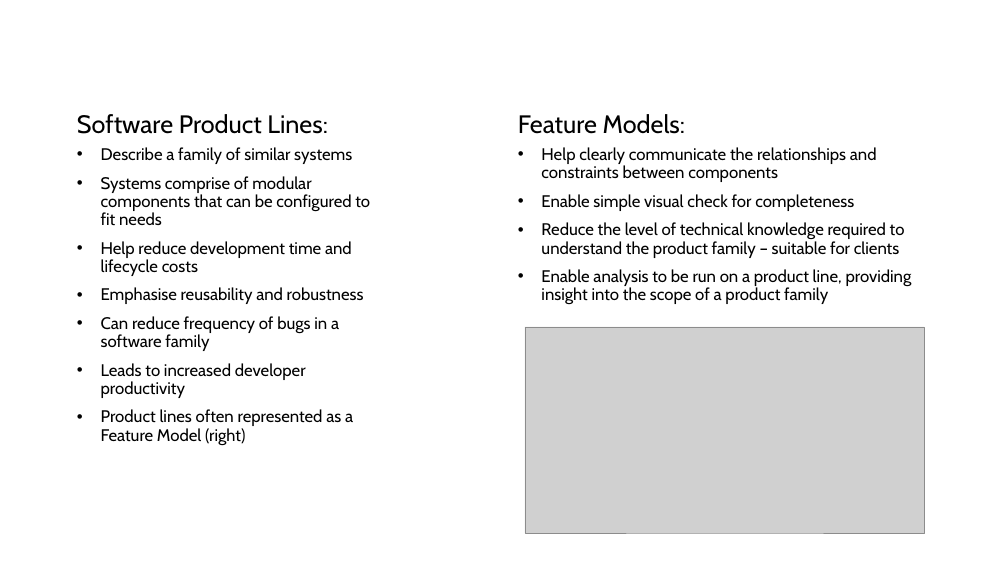
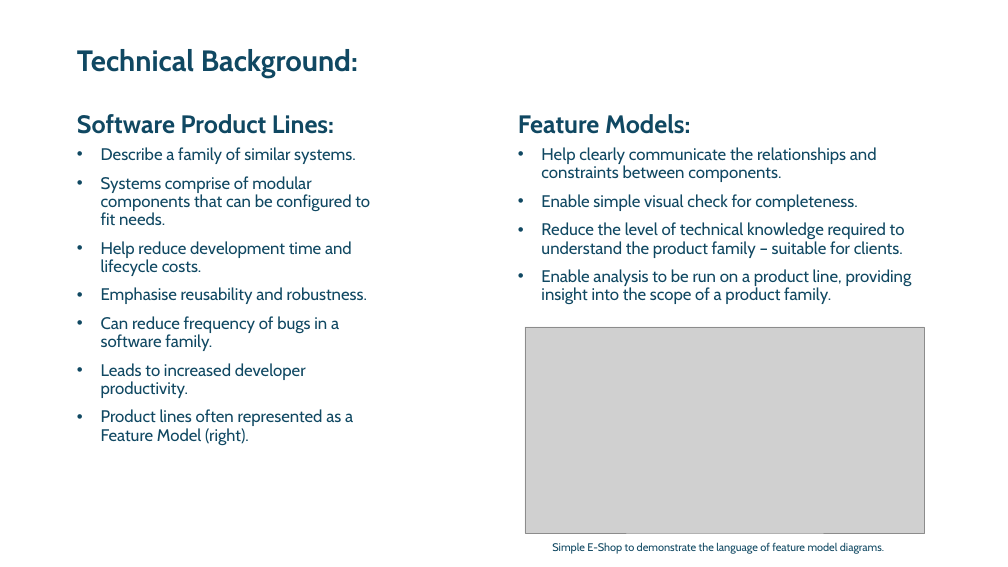
Before and after one commit to Ecdysiasttt/Dissertation, a slide deck: slide 2 of Presentation Powerpoint.pptx. Drawn at 1008x567 pixels with LibreOffice and Linux fonts; fonts in the diff are those of the drawing; grey boxes stand for pictures. Boxes give left, top, right and bottom in pixels: in the first picture for what was removed or moved away, otherwise in the second. Text is boxed around its words. In the diff, an @@ line names an element or a change of style, - is before the commit and + after.

```diff
--- a/Presentation Powerpoint.pptx
+++ b/Presentation Powerpoint.pptx
@@ title added at (77,49,358,78), 28 pt, text #104862, bold @@
+Technical Background:
@@ text "Software Product Lines:" at (77,114,334,134): text colour #000000 to #104862, bold on @@
@@ text "Feature Models:" at (518,114,690,134): text colour #000000 to #104862, bold on @@
@@ text at (101,147,370,445): text changed; text colour #000000 to #104862 @@
-• Describe a family of similar systems
-• Systems comprise of modular components that can be configured to fit needs
-• Help reduce development time and lifecycle costs
-• Emphasise reusability and robustness
-• Can reduce frequency of bugs in a software family
-• Leads to increased developer productivity
-• Product lines often represented as a Feature Model (right)
+• Describe a family of similar systems.
+• Systems comprise of modular components that can be configured to fit needs.
+• Help reduce development time and lifecycle costs.
+• Emphasise reusability and robustness.
+• Can reduce frequency of bugs in a software family.
+• Leads to increased developer productivity.
+• Product lines often represented as a Feature Model (right).
@@ text at (541,147,912,304): text changed; text colour #000000 to #104862 @@
-• Help clearly communicate the relationships and constraints between components
-• Enable simple visual check for completeness
-• Reduce the level of technical knowledge required to understand the product family – suitable for clients
-• Enable analysis to be run on a product line, providing insight into the scope of a product family
+• Help clearly communicate the relationships and constraints between components.
+• Enable simple visual check for completeness.
+• Reduce the level of technical knowledge required to understand the product family – suitable for clients.
+• Enable analysis to be run on a product line, providing insight into the scope of a product family.
@@ text added at (552,542,884,553), 10.5 pt, text #104862 @@
+Simple E-Shop to demonstrate the language of feature model diagrams.
```
Also in this commit, not shown: 4 other slides changed, 1 slide added, 1 slide removed, 1 other file.
